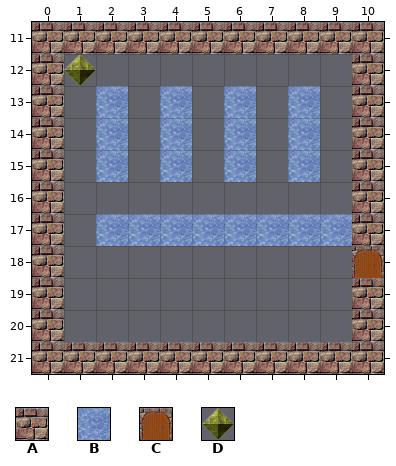
One commit to this Tiled map (JSON): Clockwise/data/map/bottom-left.json. The picture above was drawn from the file before the commit.
Cells are 32x32 px. Shown: x 0..10, y 11..21.
Key: from "tiles": A 0, B 1, C 3, D 8.
_ is an empty cell.
Layer "Tile Layer 2" before, first column x 0:
11 AAAAAAAAAAA
12 AD________A
13 A_B_B_B_B_A
14 A_B_B_B_B_A
15 A_B_B_B_B_A
16 A_________A
17 A_BBBBBBBBA
18 A_________C
19 A_________A
20 A_________A
21 AAAAAAAAAAA
Once edited:
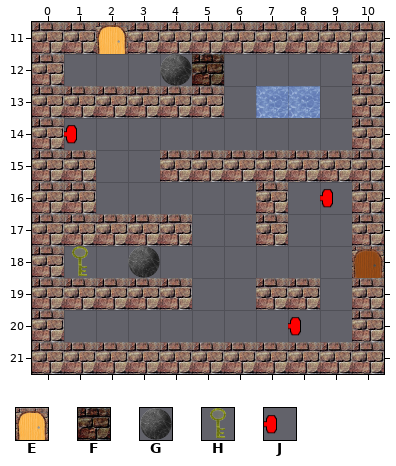
Further tiles: from "tiles": E 2, F 4, G 6, H 9, J 10.
What changed:
Layer "Tile Layer 2":
y 11: x 2 A -> E
y 12: x 1 D -> _; x 4..5 __ -> GF
y 13: x 1..7 _B_B_B_ -> AAAAA_B
y 14: x 1..2 _B -> J_; x 4 B -> _; x 6 B -> _; x 8 B -> _
y 15: x 1..2 _B -> A_; x 4..9 B_B_B_ -> AAAAAA
y 16: x 1 _ -> A; x 7 _ -> A; x 9 _ -> J
y 17: x 1..9 _BBBBBBBB -> AAAA__A__
y 18: x 1 _ -> H; x 3 _ -> G
y 19: x 1..4 ____ -> AAAA; x 7..8 __ -> AA
y 20: x 8 _ -> J
Where, in picture pixels (left, top, right, bottom), the same in both pictures:
changed: (64, 22, 352, 336)
